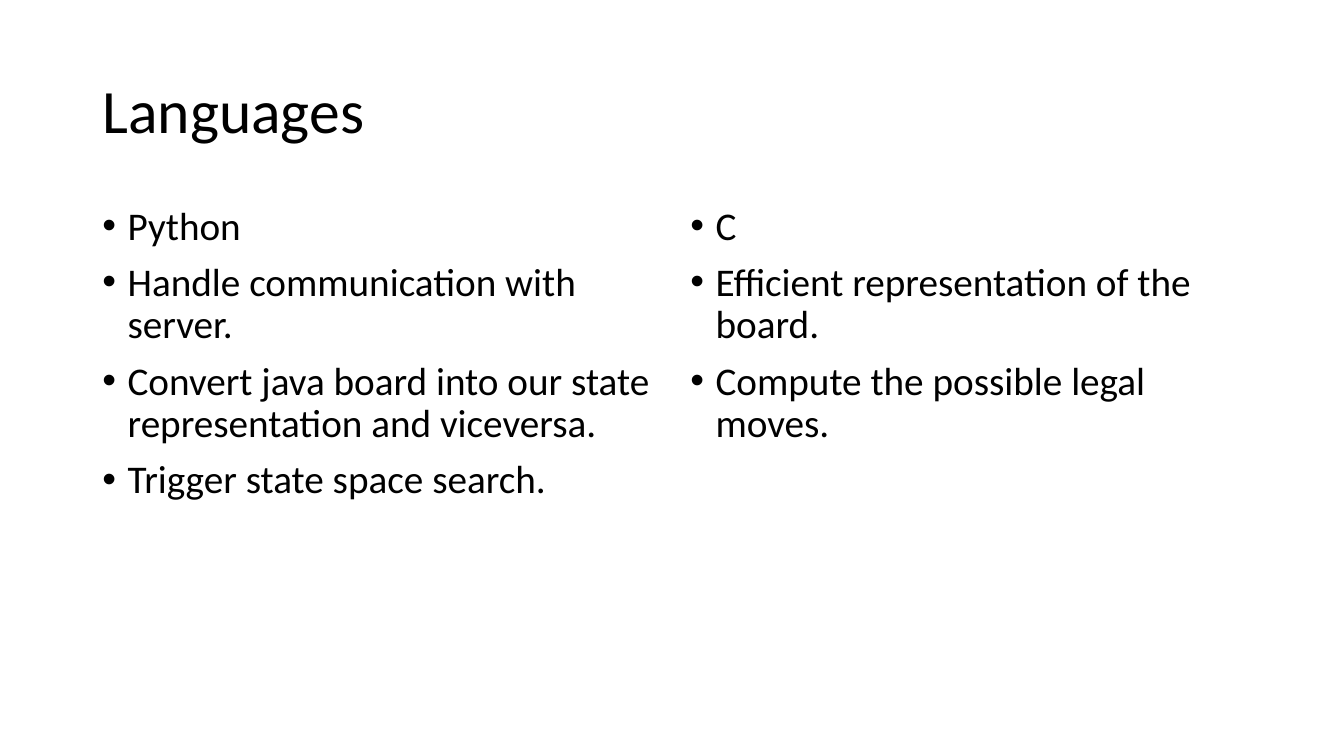
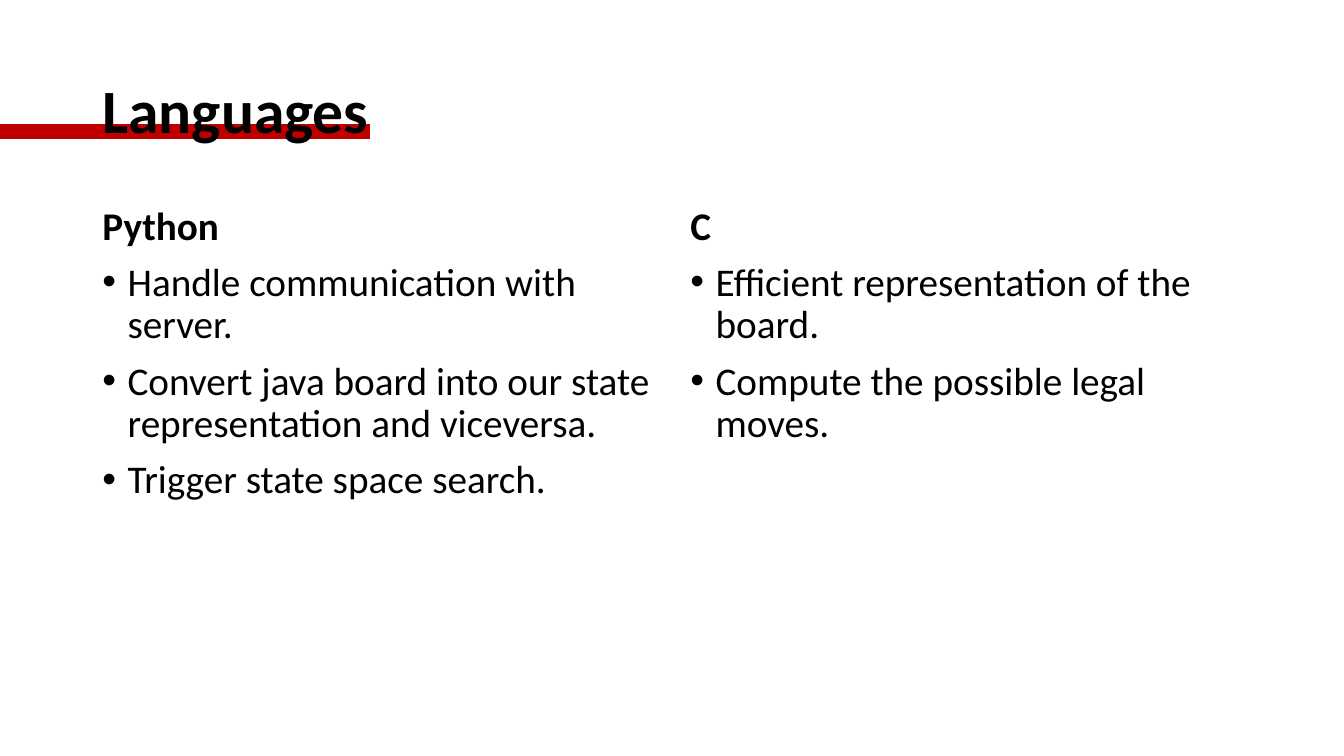
Before and after one commit to mazzo98/Tablut, a slide deck: slide 3 of TeamAngio - Tablut.pptx. Drawn at 1344x756 pixels with LibreOffice and Linux fonts; fonts in the diff are those of the drawing. Boxes give left, top, right and bottom in pixels: in the first picture for what was removed or moved away, otherwise in the second. Text is boxed around its words. In the diff, an @@ line names an element or a change of style, - is before the commit and + after.

```diff
--- a/TeamAngio - Tablut.pptx
+++ b/TeamAngio - Tablut.pptx
@@ title "Languages" at bbox=[102, 93, 368, 144]: bold on @@
@@ rectangle added at bbox=[0, 125, 369, 138], fill #C00000, outline #C00000 1 pt @@
@@ text at bbox=[102, 212, 218, 246]: bold on in "Python"; bullet • to none @@
@@ text at bbox=[690, 214, 711, 241]: bold on in "C"; bullet • to none @@
```
Also in this commit, not shown: 6 other slides changed.
